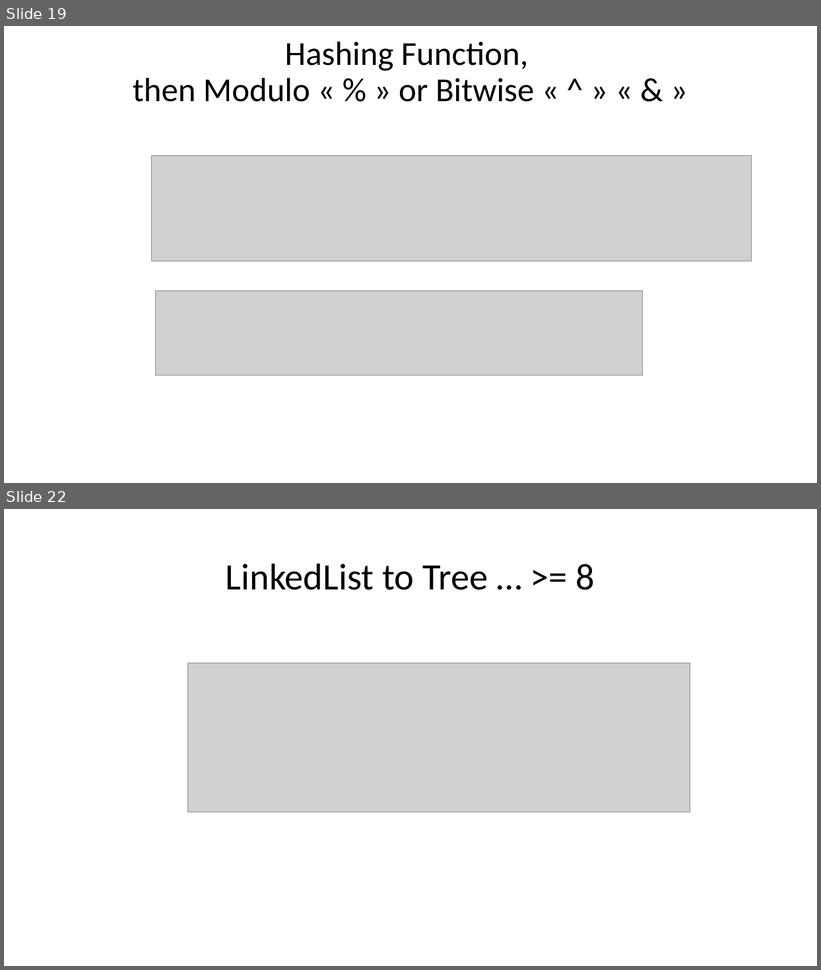
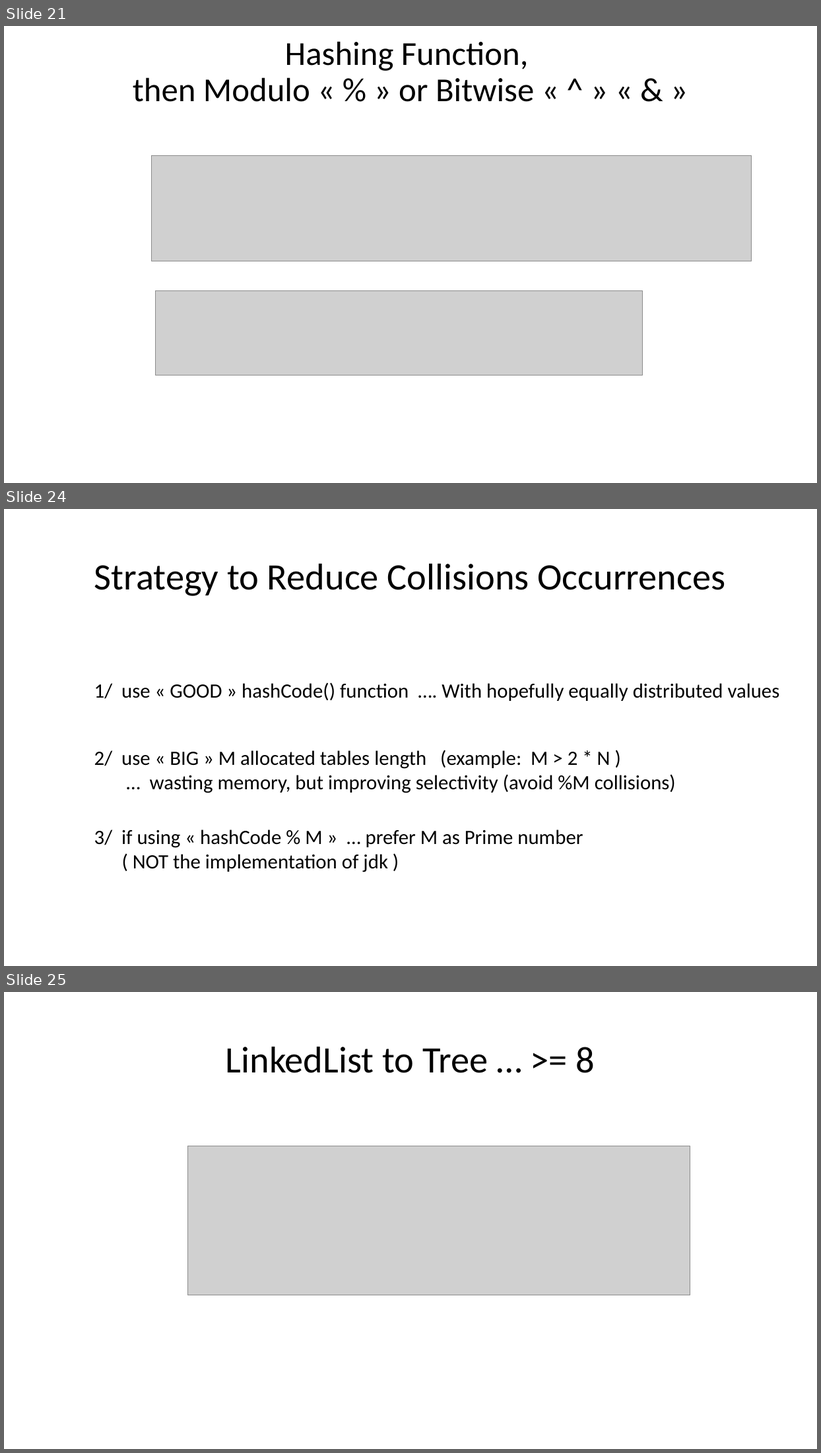
Before and after one commit to Arnaud-Nauwynck/presentations, a slide deck: java/Basic-Data-Structures.pptx. Shown one above the other, each under a label of ours: slides 19 and 22 before the commit, slides 21, 24 and 25 after it; the slides between them are not shown. The pictures are 821x970 and 821x1453 pixels, drawn with LibreOffice and Linux fonts; fonts in the diff are those of the drawing; grey boxes stand for pictures. Boxes give left, top, right and bottom in pixels: in the first picture for what was removed or moved away, otherwise in the second. Text is boxed around its words. In the diff, an @@ line names an element or a change of style, - is before the commit and + after.

```diff
--- a/java/Basic-Data-Structures.pptx
+++ b/java/Basic-Data-Structures.pptx
@@ slide 24 added at (x1=4, y1=509, x2=817, y2=966), background #FFFFFF @@
@@ title added at (x1=94, y1=563, x2=726, y2=596), 44 pt, text #000000 @@
+Strategy to Reduce Collisions Occurrences
@@ text added at (x1=94, y1=683, x2=780, y2=701), 24 pt, text #000000 @@
+1/ use « GOOD » hashCode() function …. With hopefully equally distributed values
@@ text added at (x1=94, y1=750, x2=676, y2=793), 24 pt, text #000000 @@
+2/ use « BIG » M allocated tables length (example: M > 2 * N )
+… wasting memory, but improving selectivity (avoid %M collisions)
@@ text added at (x1=94, y1=830, x2=583, y2=873), 24 pt, text #000000 @@
+3/ if using « hashCode % M » … prefer M as Prime number
+( NOT the implementation of jdk )
@@ what was slide 19 is now slide 21 @@
@@ what was slide 22 is now slide 25 @@
```
Also in this commit, not shown: 5 slides changed, 20 other slides added.
